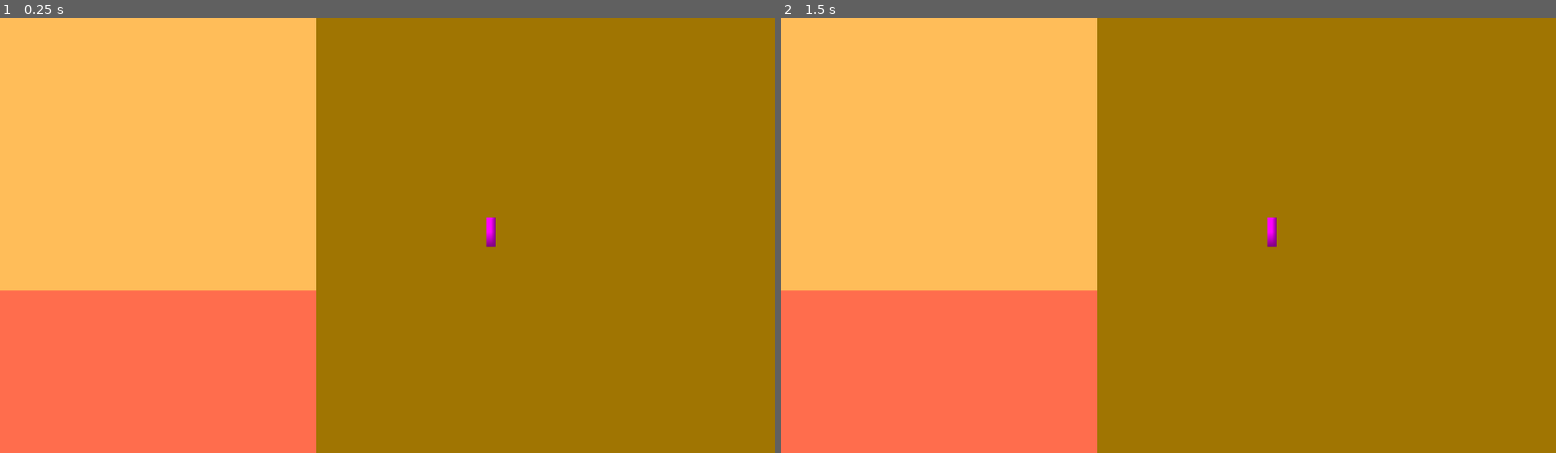
Above: before the commit, frames 1-2 (left to right).
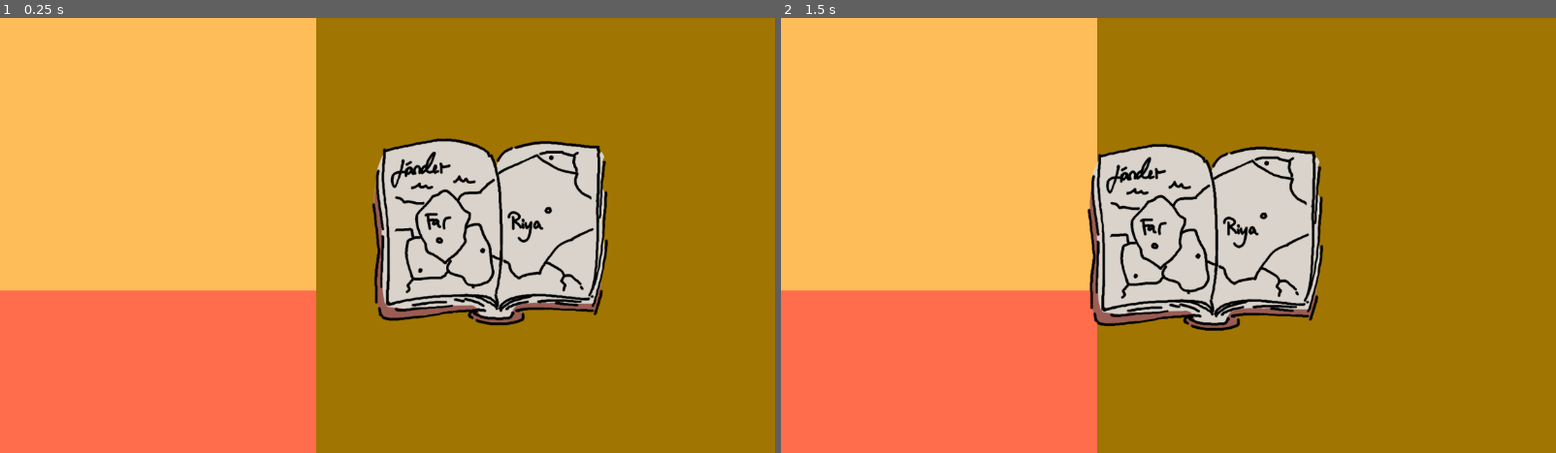
Above: after the commit, the same moments.

Repository: jillthebean/august-jam-clerk-with-no-power
Game: Godot game, scene res://main.tscn
Two runs of this game, one before a commit and one after it. Both use one fixed random seed, a clock stepped at 60 frames per second and the inputs below.
Inputs (mouse positions are in pixels of both pictures, inside the frame that each line leads up to):
- Up to frame 1 (0.25 s): no input
- Up to frame 2 (1.5 s): tap Enter at 0.5 s; move the mouse to (1129, 322) at 0.52 s; click (1129, 322) at 0.67 s; tap Space at 1.25 s; drag from (1401, 300) to (1129, 322) at 1.27 s

The runs differ from the first frame. In frame 1, 12% of the frame differs, in the area x 47-79%, y 27-71%; in frame 2, 12%.

Commit message:
improve book dragging functionality

Diff:
--- a/scenes/book/book.gd
+++ b/scenes/book/book.gd
@@ -1 +1,20 @@
 extends RigidBody2D
+
+var dragging = false
+var offset = Vector2.ZERO
+
+func _input(event):
+	if event is InputEventMouseButton and event.button_index == MOUSE_BUTTON_LEFT:
+		offset = event.position - self.global_position;
+
+		if ($CollisionShape2D.shape.get_rect().has_point(offset)):
+			# Start dragging if the click is on the sprite.
+			if not dragging and event.pressed:
+				dragging = true
+		# Stop dragging if the button is released.
+		if dragging and not event.pressed:
+			dragging = false
+
+	if event is InputEventMouseMotion and dragging:
+		# While dragging, move the sprite with the mouse.
+		self.move_and_collide(event.position - self.global_position - offset)
--- a/scenes/book/book.tscn
+++ b/scenes/book/book.tscn
@@ -1,21 +1,25 @@
 [gd_scene load_steps=4 format=3 uid="uid://bloxxvixygicq"]
 
 [ext_resource type="Script" uid="uid://clmbv4rs028g1" path="res://scenes/book/book.gd" id="1_uah28"]
+[ext_resource type="Texture2D" uid="uid://bookx73r327aj" path="res://assets/Protoype_handbookp1.png" id="2_em4jt"]
 
 [sub_resource type="RectangleShape2D" id="RectangleShape2D_c6gwx"]
-size = Vector2(20, 40)
-
-[sub_resource type="PlaceholderTexture2D" id="PlaceholderTexture2D_uah28"]
+size = Vector2(505.884, 255.577)
 
 [node name="Book" type="RigidBody2D"]
+input_pickable = true
 gravity_scale = 0.0
 script = ExtResource("1_uah28")
 
 [node name="CollisionShape2D" type="CollisionShape2D" parent="."]
+position = Vector2(-7.62939e-06, 3.8147e-06)
 scale = Vector2(0.707672, 1.07991)
 shape = SubResource("RectangleShape2D_c6gwx")
 
 [node name="Sprite2D" type="Sprite2D" parent="."]
 position = Vector2(-5.96046e-08, 4.76837e-07)
-scale = Vector2(13.7772, 43.1172)
-texture = SubResource("PlaceholderTexture2D_uah28")
+scale = Vector2(0.75, 0.75)
+texture = ExtResource("2_em4jt")
+
+[connection signal="mouse_entered" from="." to="." method="_on_mouse_entered"]
+[connection signal="mouse_shape_entered" from="." to="." method="_on_mouse_shape_entered"]
--- a/world.gd
+++ b/world.gd
@@ -5,17 +5,18 @@
 var dragging = false
 var click_radius = 32 # Size of the sprite.
 
-func _input(event):
-	if event is InputEventMouseButton and event.button_index == MOUSE_BUTTON_LEFT:
-		print("Dragging detected: ", (event.position - book.global_position).length())
-		if (event.position - book.global_position).length() < click_radius:
-			# Start dragging if the click is on the sprite.
-			if not dragging and event.pressed:
-				dragging = true
-		# Stop dragging if the button is released.
-		if dragging and not event.pressed:
-			dragging = false
-
-	if event is InputEventMouseMotion and dragging:
-		# While dragging, move the sprite with the mouse.
-		book.move_and_collide(event.position - book.global_position)
+#func _input(event):
+	#if event is InputEventMouseButton and event.button_index == MOUSE_BUTTON_LEFT:
+		#print("Dragging detected: ", book)
+		#
+		#if (event.position - book.global_position).length() < click_radius:
+			## Start dragging if the click is on the sprite.
+			#if not dragging and event.pressed:
+				#dragging = true
+		## Stop dragging if the button is released.
+		#if dragging and not event.pressed:
+			#dragging = false
+#
+	#if event is InputEventMouseMotion and dragging:
+		## While dragging, move the sprite with the mouse.
+		#book.move_and_collide(event.position - book.global_position)
